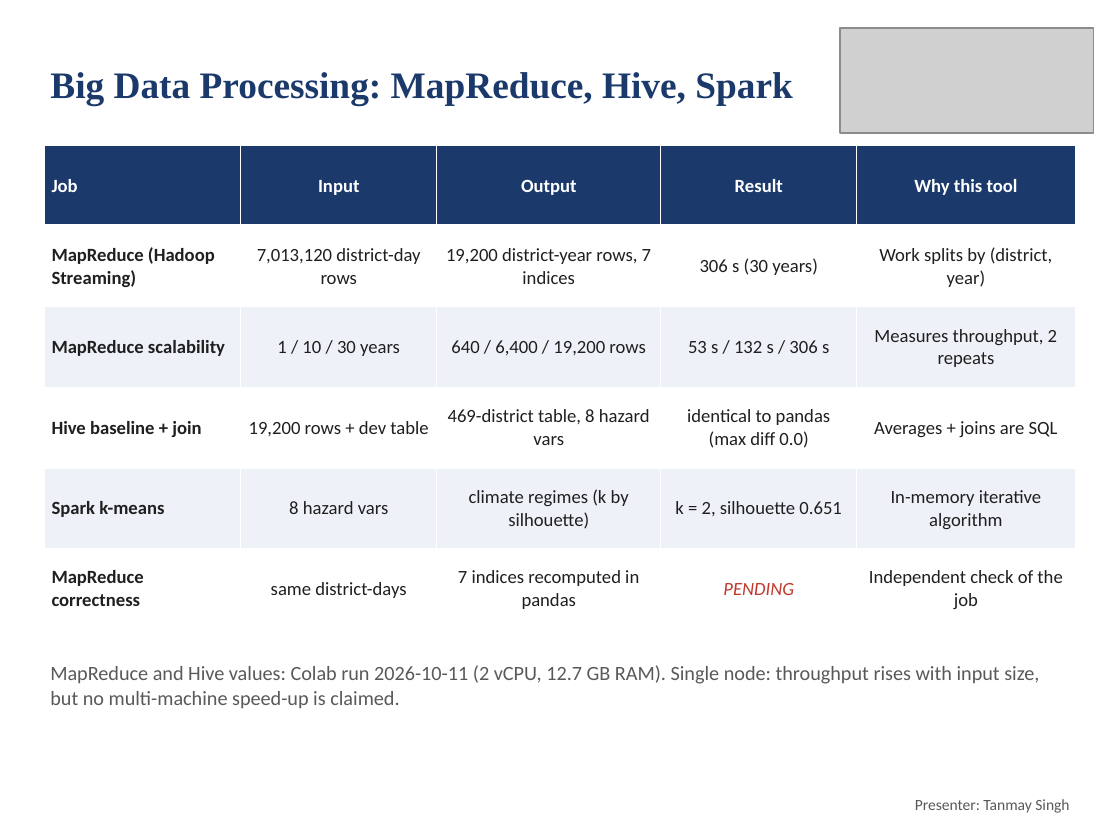
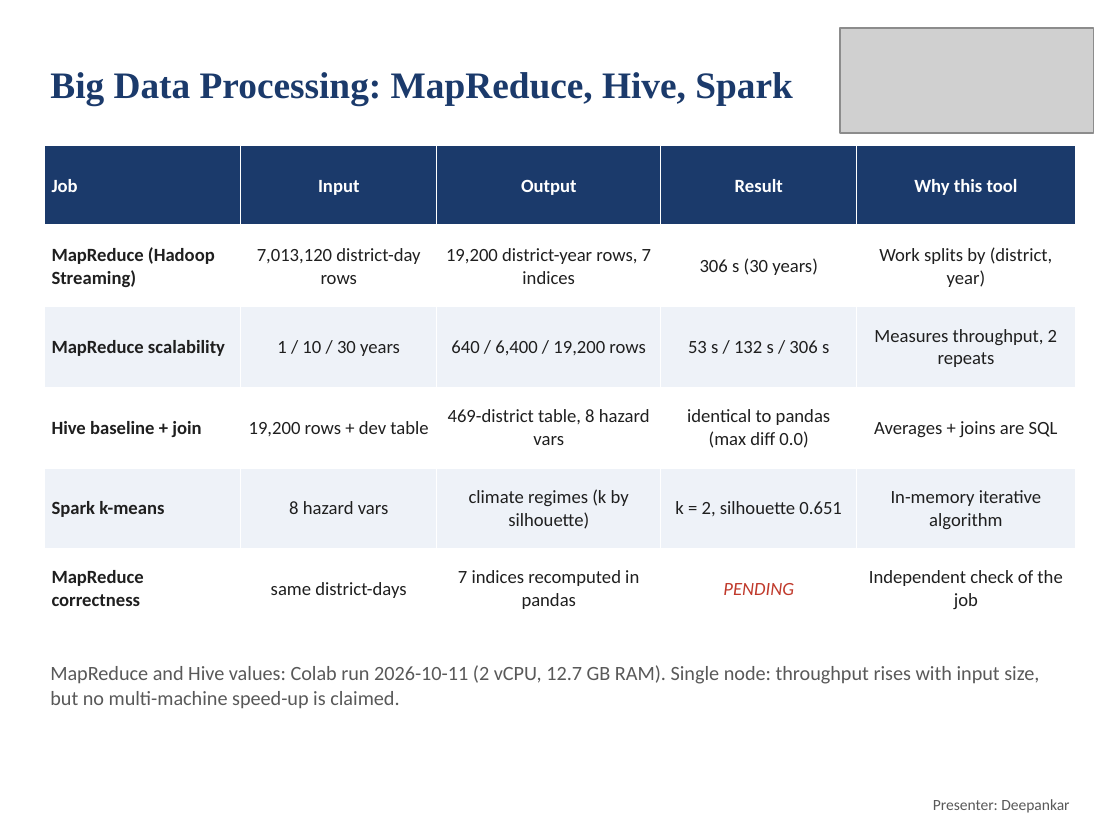
Before and after one commit to deepankarkumar1310/hadoop-ml-algorithm-, a slide deck: slide 8 of docs/Review2_Deck.pptx. Drawn at 1120x840 pixels with LibreOffice and Linux fonts; fonts in the diff are those of the drawing; grey boxes stand for pictures. Boxes give left, top, right and bottom in pixels: in the first picture for what was removed or moved away, otherwise in the second. Text is boxed around its words. In the diff, an @@ line names an element or a change of style, - is before the commit and + after.

Commit message:
Team roles: dataset and preprocessing, Big Data pipeline, novel model, comparative ML and visualisation

```diff
--- a/docs/Review2_Deck.pptx
+++ b/docs/Review2_Deck.pptx
@@ text at (933, 799, 1069, 813): text changed @@
-Presenter: Tanmay Singh
+Presenter: Deepankar
```
Also in this commit, not shown: 8 other slides changed, 3 slides added, 1 slide removed, 3 other files.
